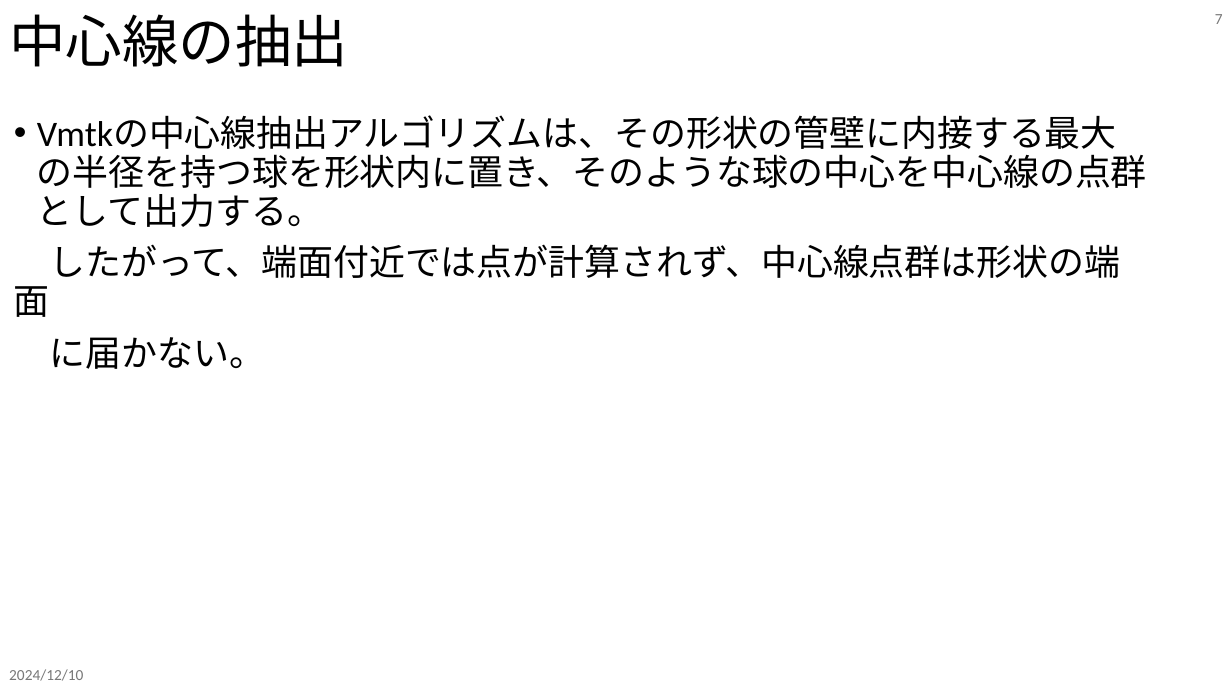
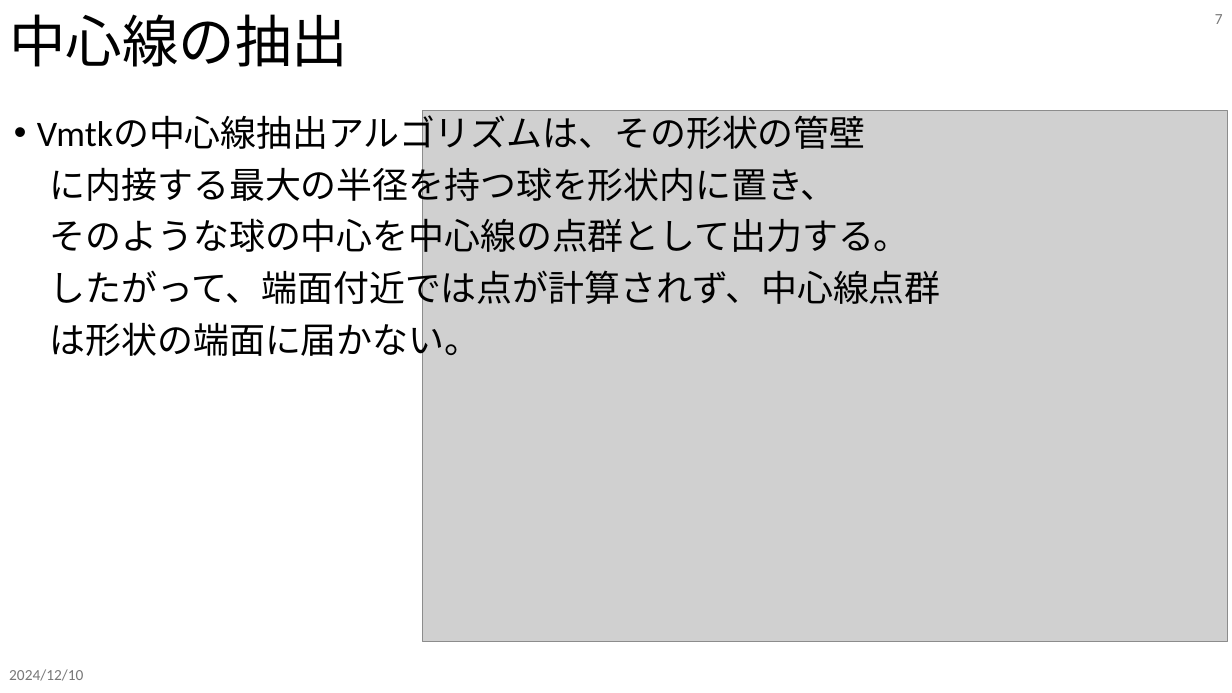
Before and after one commit to tailup7/howtoVM, a slide deck: slide 7 of extractCenterline/usage.pptx. Drawn at 1232x693 pixels with LibreOffice and Linux fonts; fonts in the diff are those of the drawing; grey boxes stand for pictures. Boxes give left, top, right and bottom in pixels: in the first picture for what was removed or moved away, otherwise in the second. Text is boxed around its words. In the diff, an @@ line names an element or a change of style, - is before the commit and + after.

Commit message:
add

```diff
--- a/extractCenterline/usage.pptx
+++ b/extractCenterline/usage.pptx
@@ text at [37, 116, 941, 362]: text changed @@
-• Vmtkの中心線抽出アルゴリズムは、その形状の管壁に内接する最大の半径を持つ球を形状内に置き、そのような球の中心を中心線の点群として出力する。
-したがって、端面付近では点が計算されず、中心線点群は形状の端面
-に届かない。
+• Vmtkの中心線抽出アルゴリズムは、その形状の管壁
+に内接する最大の半径を持つ球を形状内に置き、
+そのような球の中心を中心線の点群として出力する。
+したがって、端面付近では点が計算されず、中心線点群
+は形状の端面に届かない。
@@ picture added at [422, 111, 1227, 642] @@
```
